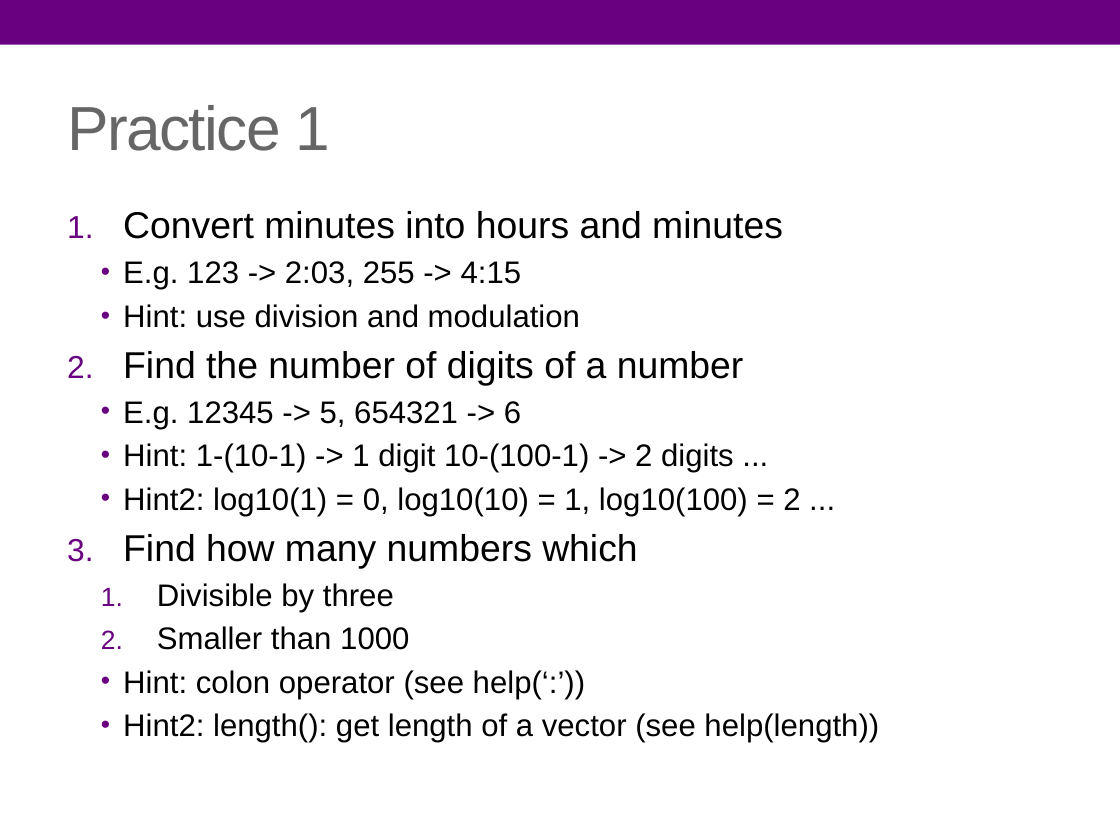
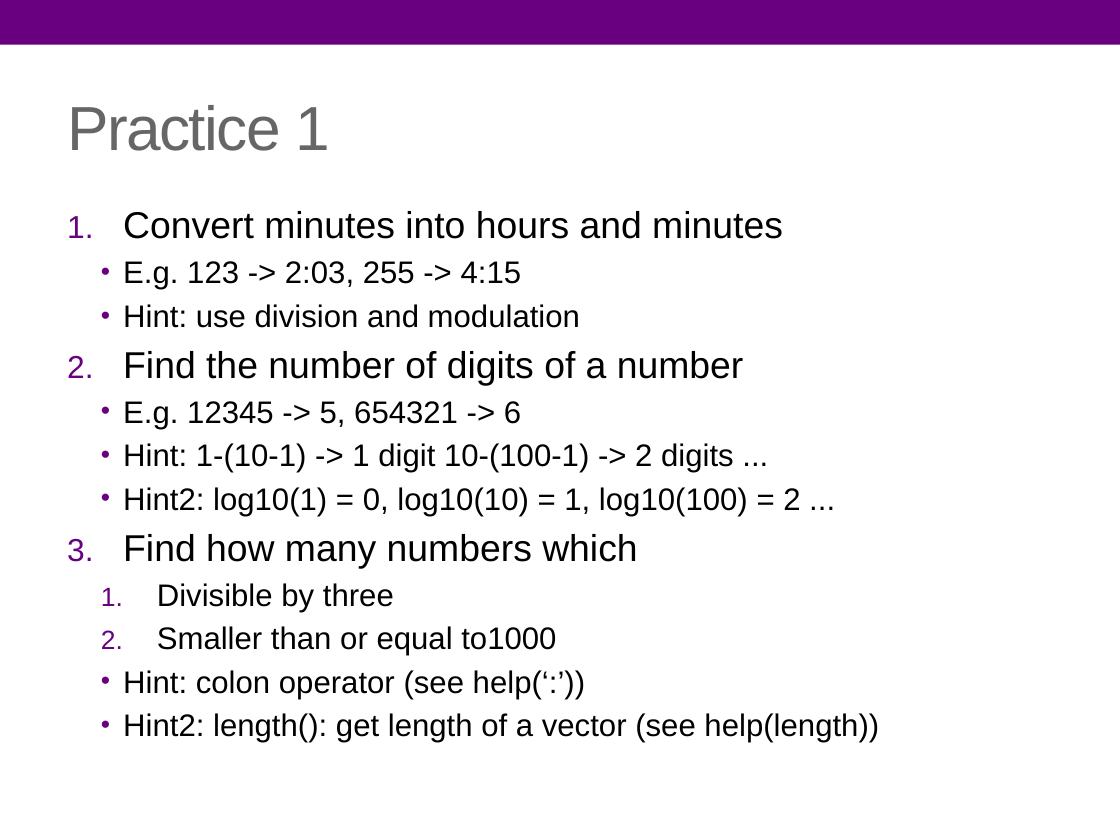
Before and after one commit to arity-r/pRactice, a slide deck: slide 3 of pRactice.pptx. Drawn at 1120x840 pixels with LibreOffice and Linux fonts; fonts in the diff are those of the drawing. Boxes give left, top, right and bottom in pixels: in the first picture for what was removed or moved away, otherwise in the second. Text is boxed around its words. In the diff, an @@ line names an element or a change of style, - is before the commit and + after.

```diff
--- a/pRactice.pptx
+++ b/pRactice.pptx
@@ text at [157, 626, 556, 655]: text changed @@
-  2. Smaller than 1000
+  2. Smaller than or equal to1000
```
Also in this commit, not shown: 1 other slide changed, 2 other files.
